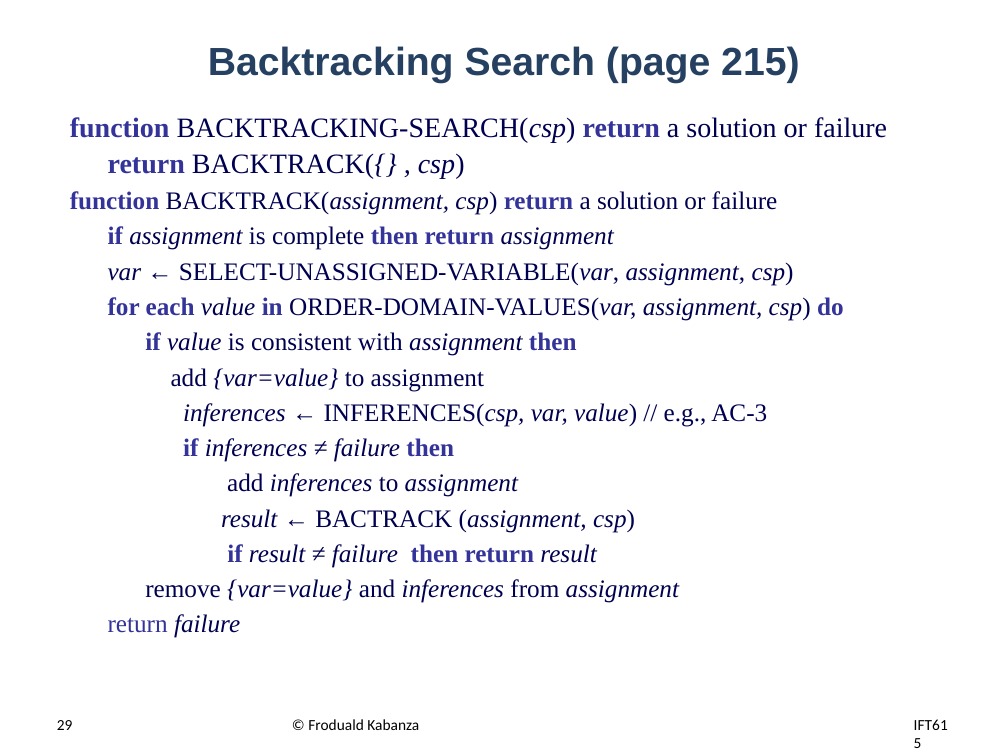
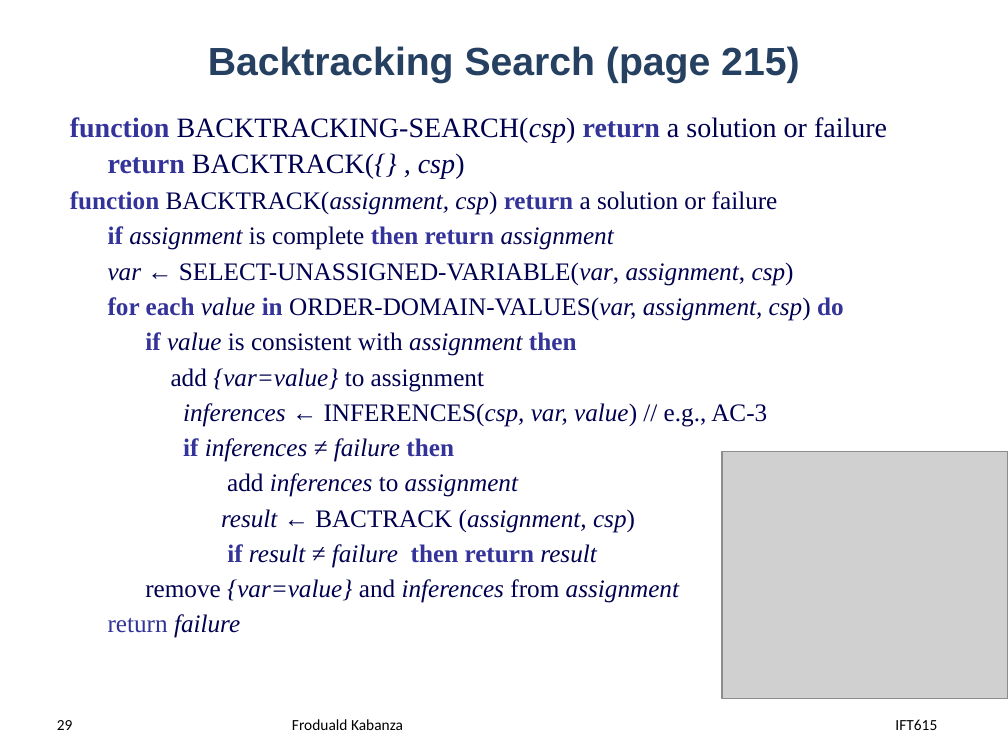
Before and after one commit to djeffkanda/djeffkanda.github.io, a slide deck: slide 29 of ift/assets/slides/ift615-19-Recherche locale par la satisfaction de contraintes.pptx. Drawn at 1008x756 pixels with LibreOffice and Linux fonts; fonts in the diff are those of the drawing; grey boxes stand for pictures. Boxes give left, top, right and bottom in pixels: in the first picture for what was removed or moved away, otherwise in the second. Text is boxed around its words. In the diff, an @@ line names an element or a change of style, - is before the commit and + after.

```diff
--- a/ift/assets/slides/ift615-19-Recherche locale par la satisfaction de contraintes.pptx
+++ b/ift/assets/slides/ift615-19-Recherche locale par la satisfaction de contraintes.pptx
@@ picture added at [722, 452, 1008, 699] @@
@@ text at [292, 719, 403, 730]: text changed @@
-© Froduald Kabanza
+Froduald Kabanza
@@ text "IFT615" rewrapped from [904, 710, 962, 750] to [895, 719, 937, 730] @@
```
Also in this commit, not shown: 44 other slides changed, 3 other files.
